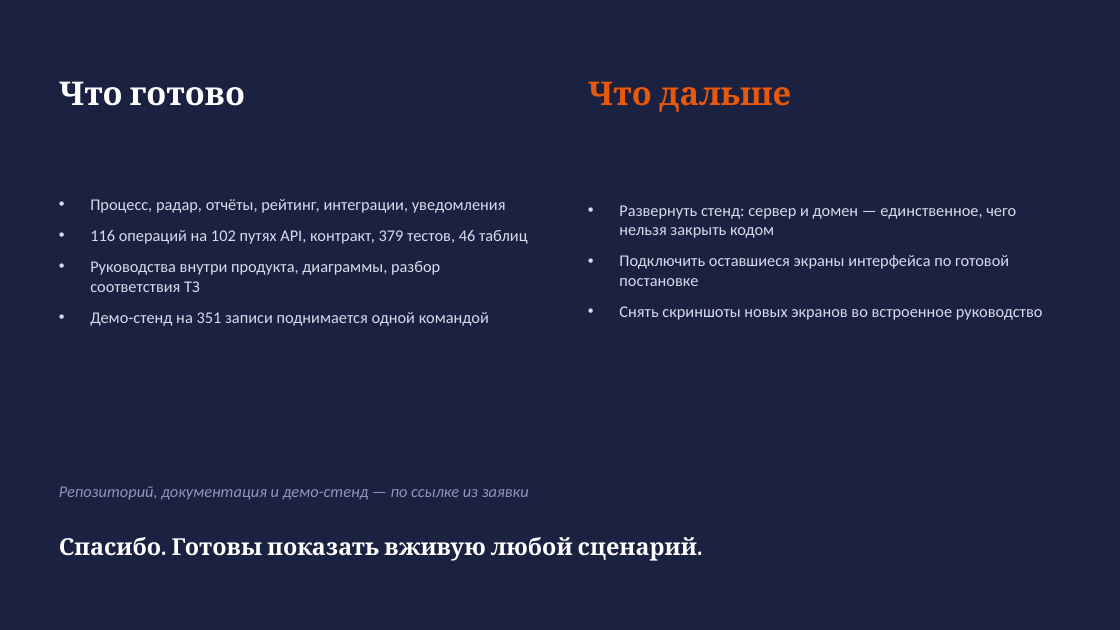
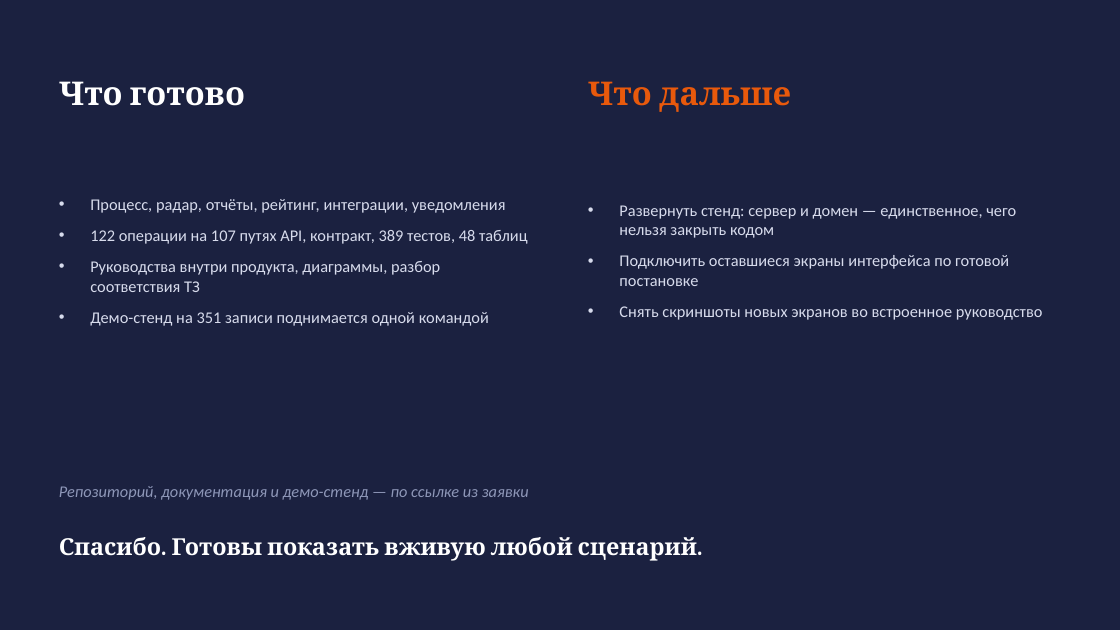
Before and after one commit to tame2tame/hackathon_2026, a slide deck: slide 12 of docs/РадарВузов-презентация.pptx. Drawn at 1120x630 pixels with LibreOffice and Linux fonts; fonts in the diff are those of the drawing. Boxes give left, top, right and bottom in pixels: in the first picture for what was removed or moved away, otherwise in the second. Text is boxed around its words. In the diff, an @@ line names an element or a change of style, - is before the commit and + after.

```diff
--- a/docs/РадарВузов-презентация.pptx
+++ b/docs/РадарВузов-презентация.pptx
@@ text at [90, 230, 528, 244]: text changed @@
-• 116 операций на 102 путях API, контракт, 379 тестов, 46 таблиц
+• 122 операции на 107 путях API, контракт, 389 тестов, 48 таблиц
```
Also in this commit, not shown: 1 other slide changed, 34 other files.
